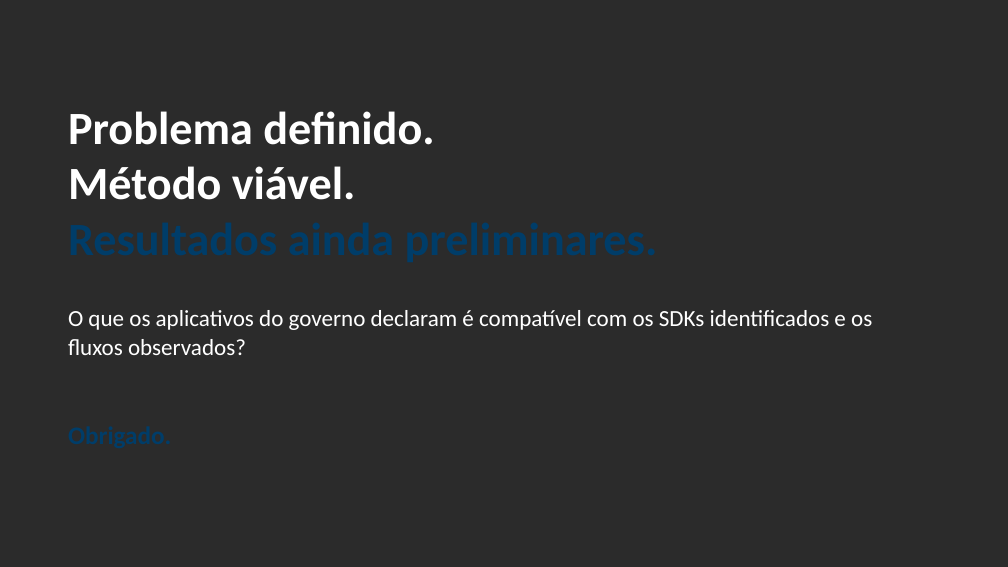
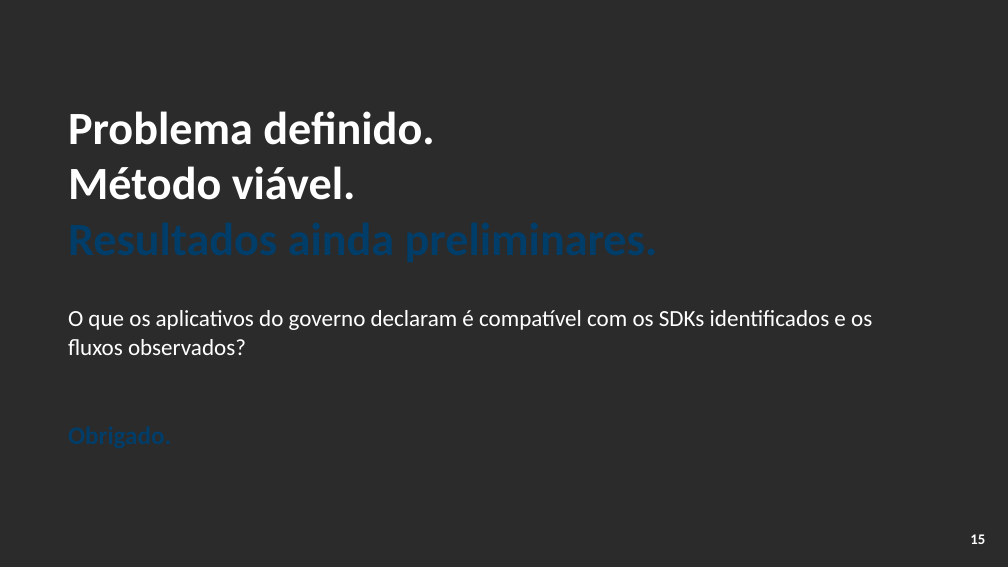
Before and after one commit to ClaudioAMF1/TCC, a slide deck: slide 15 of tcc/apresentacao/simulacao-defesa-rascunho.pptx. Drawn at 1008x567 pixels with LibreOffice and Linux fonts; fonts in the diff are those of the drawing; background and template pictures are left out; a plain dark background stands for a picture behind light text. Boxes give left, top, right and bottom in pixels: in the first picture for what was removed or moved away, otherwise in the second. Text is boxed around its words. In the diff, an @@ line names an element or a change of style, - is before the commit and + after.

```diff
--- a/tcc/apresentacao/simulacao-defesa-rascunho.pptx
+++ b/tcc/apresentacao/simulacao-defesa-rascunho.pptx
@@ page number added at (x1=970, y1=534, x2=985, y2=544), 14 pt, text #FFFFFF, bold @@
+15
```
Also in this commit, not shown: 14 other slides changed, 3 other files.
